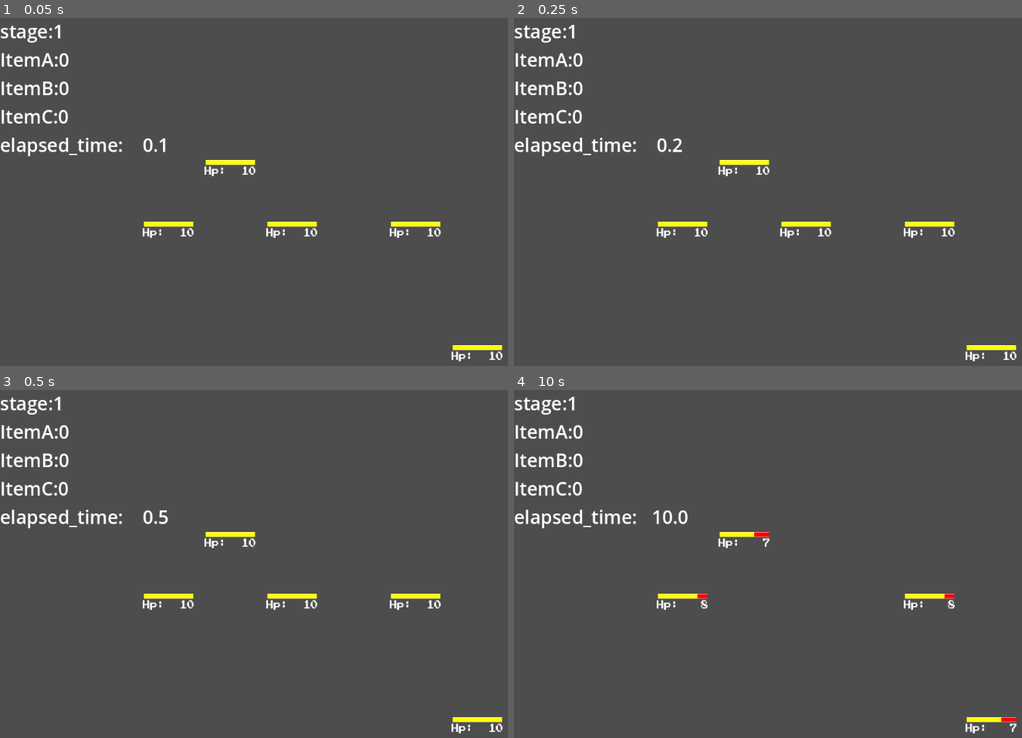
Above: before the commit, frames 1-4 (two rows, left to right).
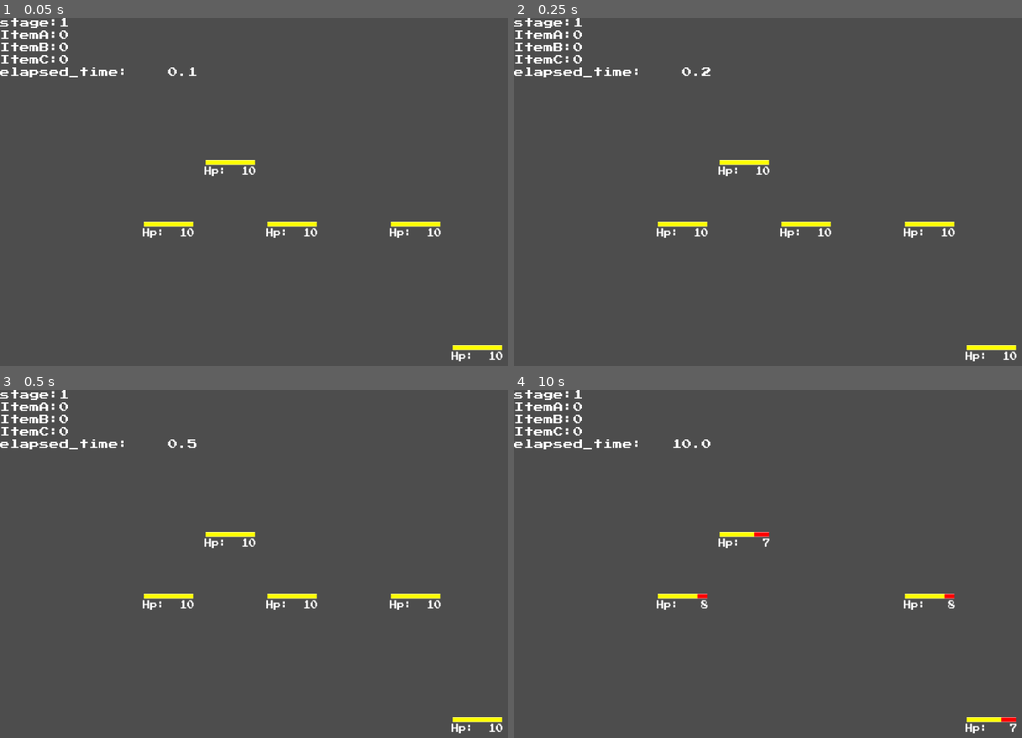
Above: after the commit, the same moments.

Repository: satoIZ/L012
Game: Godot game, scene res://enemy1/enemyA1.tscn
Same seed, same stepped clock (60 frames per second), same inputs: the game is played once before the commit and once after it.
Inputs (mouse positions are in pixels of both pictures, inside the frame that each line leads up to):
- Up to frame 1 (0.05 s): no input
- Up to frame 2 (0.25 s): no input
- Up to frame 3 (0.5 s): no input
- Up to frame 4 (10 s): tap Enter at 0.5, 2, 3.5 s; move the mouse to (915, 574) at 0.52 s; press the mouse at (915, 574) at 0.53 s; tap Space at 1.25, 2.75, 4.25 s; move the mouse to (976, 699) at 1.27 s; release the mouse at (976, 699) at 1.28 s; click (976, 699) at 1.35 s; move the mouse to (666, 574) at 2.02 s; press the mouse at (666, 574) at 2.03 s; move the mouse to (732, 511) at 2.77 s; release the mouse at (732, 511) at 2.78 s; click (732, 511) at 2.85 s; move the mouse to (793, 574) at 3.52 s; press the mouse at (793, 574) at 3.53 s; release the mouse at (793, 574) at 4.28 s; click (793, 574) at 4.35 s; press the mouse at (793, 574) at 5.03 s; release the mouse at (793, 574) at 5.78 s; click (793, 574) at 5.85 s; press the mouse at (793, 574) at 6.53 s; release the mouse at (793, 574) at 7.28 s; click (793, 574) at 7.35 s; press the mouse at (793, 574) at 8.03 s; release the mouse at (793, 574) at 8.78 s; click (793, 574) at 8.85 s; press the mouse at (793, 574) at 9.53 s

The runs differ from the first frame. In frame 1, 2.2% of the frame differs, in the area x 0-39%, y 0-40%; in frame 2, 2.2%; in frame 3, 2.2%; in frame 4, 2.3%.
Error in both runs: Invalid access to property or key 'position' on a base object of type 'InputEventKey'. (res://enemy1/enemyA1.gd:130)

Commit message:
Update hud.tscn

Diff:
--- a/UI/hud.tscn
+++ b/UI/hud.tscn
@@ -1,4 +1,6 @@
-[gd_scene format=3 uid="uid://y8q1n2f6kh6v"]
+[gd_scene load_steps=2 format=3 uid="uid://y8q1n2f6kh6v"]
+
+[ext_resource type="FontFile" uid="uid://gkmjx56aaqre" path="res://fonts/PressStart2P-Regular.ttf" id="1_amop8"]
 
 [node name="HUD" type="Control"]
 layout_mode = 3
@@ -15,22 +17,22 @@
 
 [node name="Label" type="Label" parent="VBox"]
 layout_mode = 2
-theme_override_font_sizes/font_size = 30
+theme_override_fonts/font = ExtResource("1_amop8")
 text = "UI
 "
 
 [node name="ItemA" type="Label" parent="VBox"]
 layout_mode = 2
-theme_override_font_sizes/font_size = 30
+theme_override_fonts/font = ExtResource("1_amop8")
 
 [node name="ItemB" type="Label" parent="VBox"]
 layout_mode = 2
-theme_override_font_sizes/font_size = 30
+theme_override_fonts/font = ExtResource("1_amop8")
 
 [node name="ItemC" type="Label" parent="VBox"]
 layout_mode = 2
-theme_override_font_sizes/font_size = 30
+theme_override_fonts/font = ExtResource("1_amop8")
 
 [node name="elapsed_time" type="Label" parent="VBox"]
 layout_mode = 2
-theme_override_font_sizes/font_size = 30
+theme_override_fonts/font = ExtResource("1_amop8")
